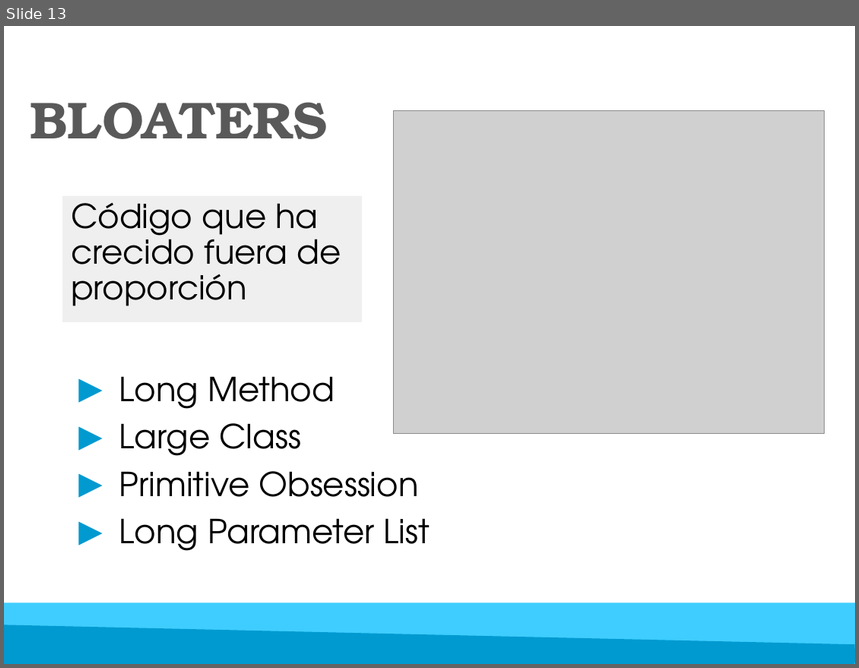
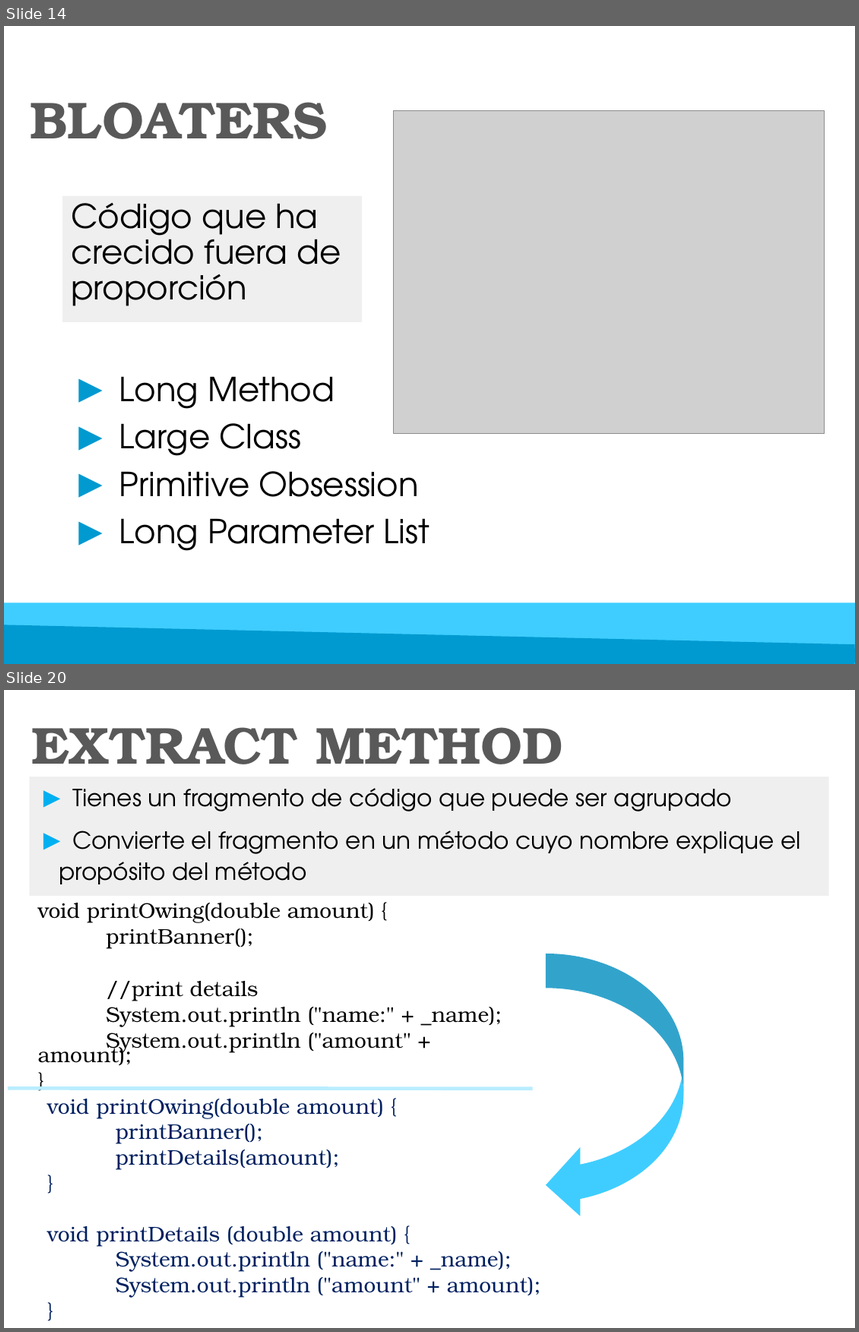
Before and after one commit to luisgepeto/RefactoringCourse, a slide deck: Presentacion/Refactoring.pptx. Shown one above the other, each under a label of ours: slide 13 before the commit, slides 14 and 20 after it; the slides between them are not shown. The pictures are 859x668 and 859x1332 pixels, drawn with LibreOffice and Linux fonts; fonts in the diff are those of the drawing; grey boxes stand for pictures. Boxes give left, top, right and bottom in pixels: in the first picture for what was removed or moved away, otherwise in the second. Text is boxed around its words. In the diff, an @@ line names an element or a change of style, - is before the commit and + after.

```diff
--- a/Presentacion/Refactoring.pptx
+++ b/Presentacion/Refactoring.pptx
@@ slide 20 added at [4,690,855,1328], background #FFFFFF @@
@@ title added at [31,727,563,764], 44 pt, text #595959, bold @@
+EXTRACT METHOD
@@ text added at [30,777,829,896], fill #D9D9D9 at 40% opacity, 20 pt, text #000000 @@
+► Tienes un fragmento de código que puede ser agrupado
+► Convierte el fragmento en un método cuyo nombre explique el propósito del método
@@ text added at [38,903,503,1065], 18 pt, text #000000 @@
+void printOwing(double amount) {
+printBanner();
+//print details
+System.out.println ("name:" + _name);
+System.out.println ("amount" + amount);
+}
@@ curved left arrow added at [546,954,684,1220], fill #3FCDFF @@
@@ line added from (7, 1088) to (533, 1089), #B9EDFF 3 pt @@
@@ text added at [47,1099,541,1298], 18 pt, text #002060 @@
+void printOwing(double amount) {
+printBanner();
+printDetails(amount);
+}
+void printDetails (double amount) {
+System.out.println ("name:" + _name);
+System.out.println ("amount" + amount);
+}
@@ what was slide 13 is now slide 14 @@
```
Also in this commit, not shown: 9 slides changed, 25 other slides added, 4 other files.
